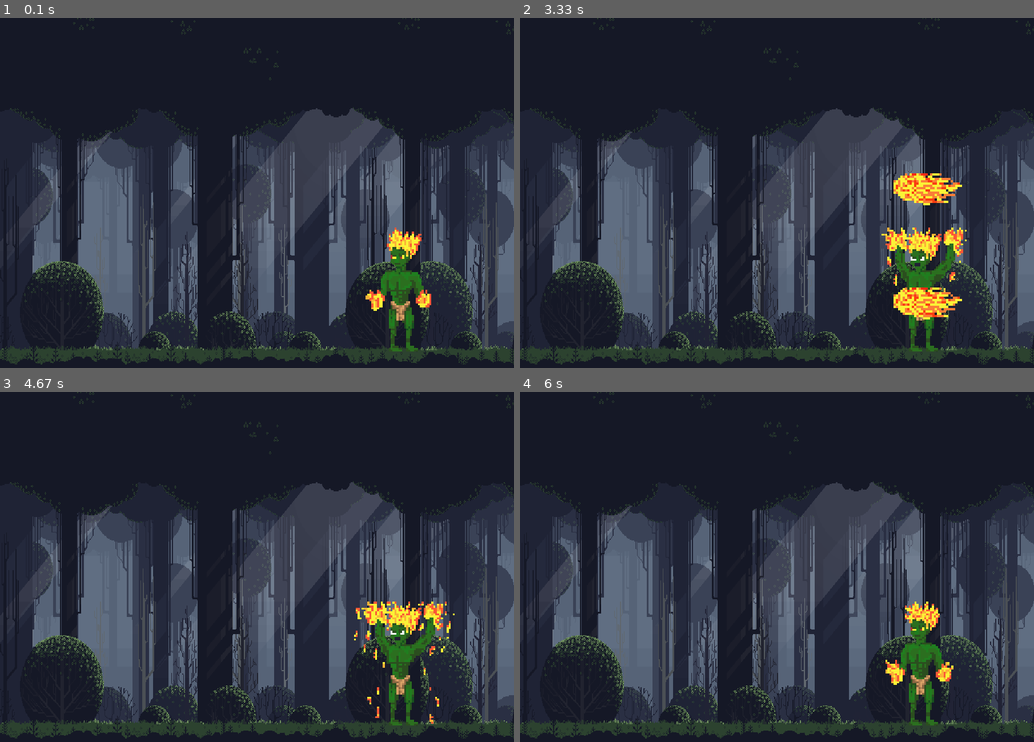
Above: before the commit, frames 1-4 (two rows, left to right).
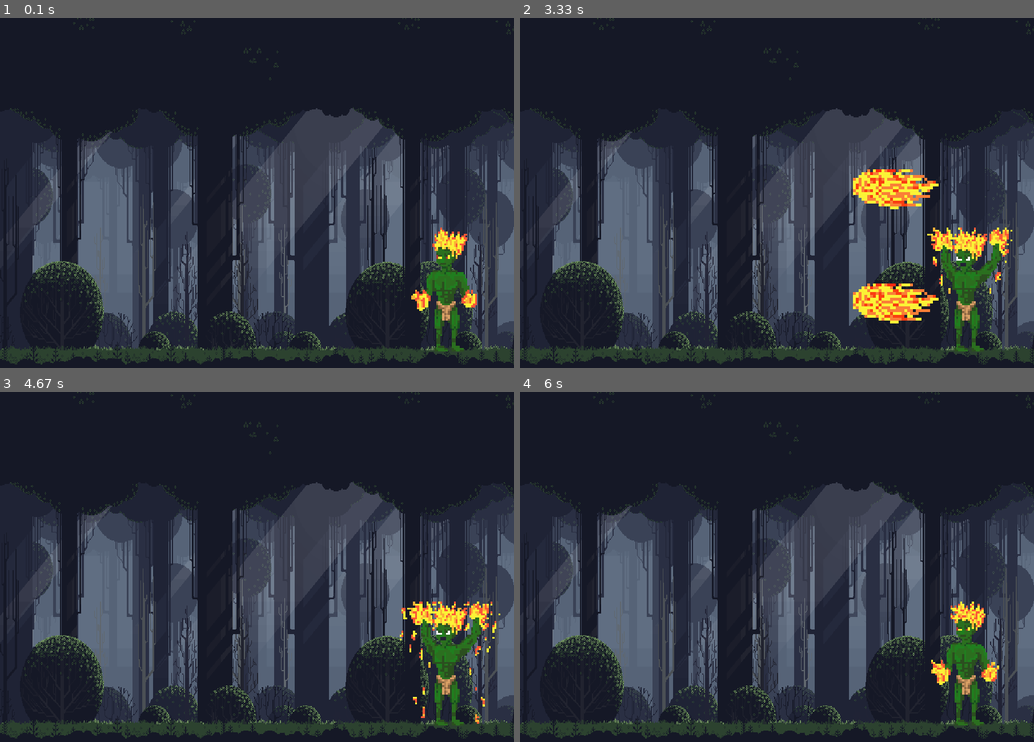
Above: after the commit, the same moments.

Repository: MaikeDsc/pygame
Game: pygame game, started from sussurus/principal.py
Same seed, same stepped clock (60 frames per second), same inputs: the game is played once before the commit and once after it.
Inputs:
- Up to frame 1 (0.1 s): no input
- Up to frame 2 (3.33 s): no input
- Up to frame 3 (4.67 s): no input
- Up to frame 4 (6 s): no input

The runs differ from the first frame. In frame 1, 3.3% of the frame differs, in the area x 71-93%, y 59-96%; in frame 2, 6.6%, in the area x 64-96%, y 43-96%; in frame 3, 4.2%; in frame 4, 3.4%.

Commit message:
criação do parametro velocidade para a classe Projeteis

Diff:
--- a/sussurus/principal.py
+++ b/sussurus/principal.py
@@ -42,11 +42,10 @@
 #--------------------------------------------------------------------------------
 
 #define a instancia player
-curupira = Vilao('curupira', 700, 475, 1.7, tela)
+curupira = Vilao('curupira', 780, 475, 1.7, tela)
 
-bola1 = Projeteis('curupira',900, 300, 2, tela )
-bola2 = Projeteis('curupira',900, 500, 2, tela )
-bola3 = Projeteis('curupira',900, 100, 2, tela )
+bola1 = Projeteis('curupira',900, 300, 2.5, 13, tela )              #parametros : nome pasta de imagens, pos x, po y, escala, velocidade
+bola2 = Projeteis('curupira',900, 500, 2.5, 13, tela )
 
 
 
--- a/sussurus/vilao.py
+++ b/sussurus/vilao.py
@@ -66,8 +66,10 @@
 #============================================================================================================
 
 class Projeteis(pygame.sprite.Sprite):
-    def __init__(self, nome_pasta, x, y, escala, tela):
+    def __init__(self, nome_pasta, x, y, escala, velocidade, tela):
         pygame.sprite.Sprite.__init__(self)
+
+        self.velocidade = velocidade
         self.atualizar_time = pygame.time.get_ticks()
         self.nome_pasta = nome_pasta
         self.lista_animacoes = []
@@ -100,7 +102,7 @@
                 self.indice_frame = 0
 
     def movimento(self):
-        self.rect.x -= 10
+        self.rect.x -= self.velocidade
 
     def draw(self):
         self.tela.blit(self.img ,self.rect)
